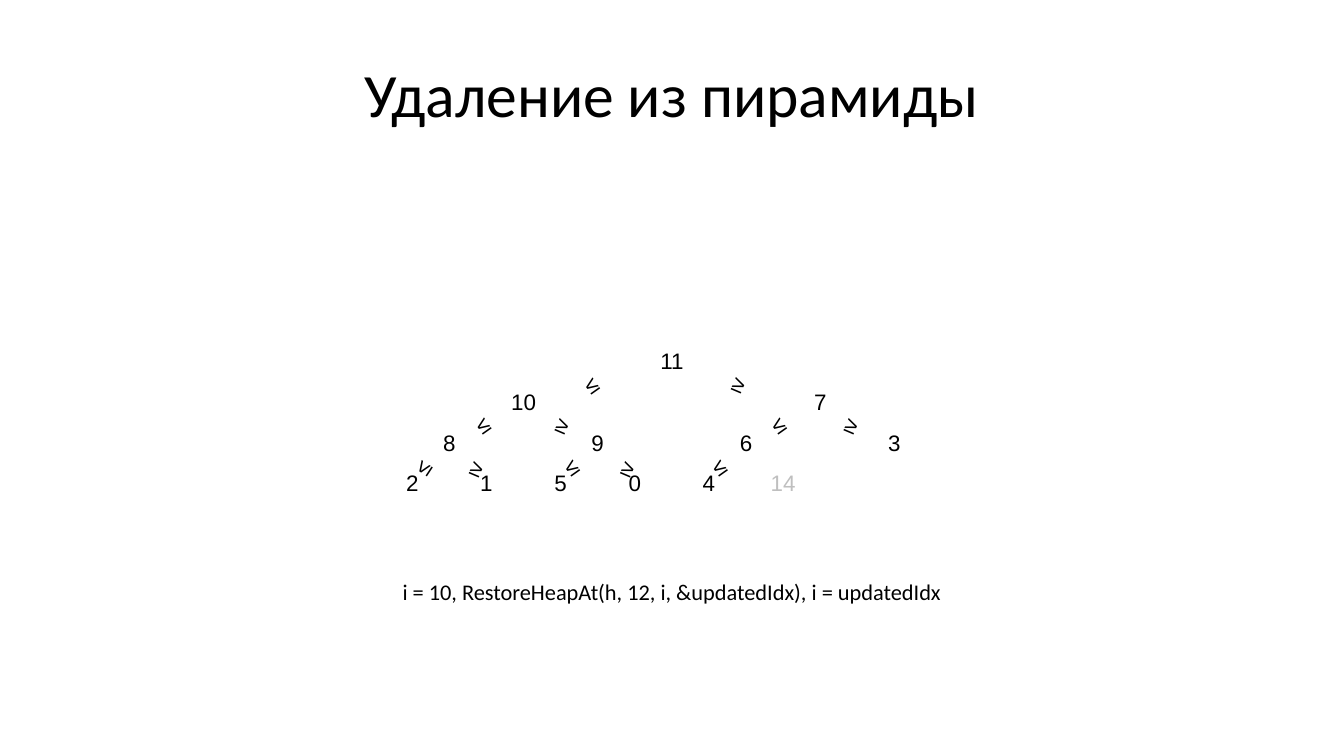
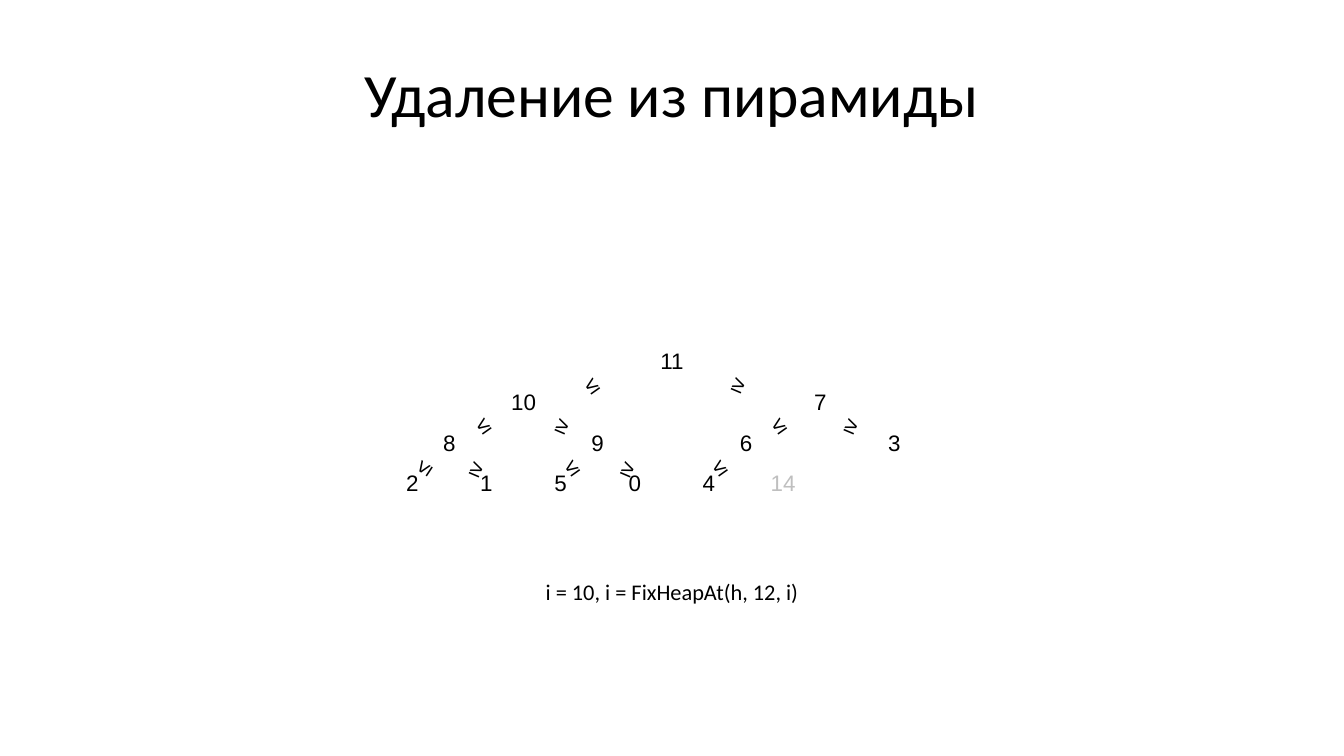
Before and after one commit to Evgueni-Petrov-aka-espetrov/Algorithms-and-Programming-in-C-pptx, a slide deck: slide 72 of 13 Сортировка.pptx. Drawn at 1344x756 pixels with LibreOffice and Linux fonts; fonts in the diff are those of the drawing. Boxes give left, top, right and bottom in pixels: in the first picture for what was removed or moved away, otherwise in the second. Text is boxed around its words. In the diff, an @@ line names an element or a change of style, - is before the commit and + after.

Commit message:
исправил код heap sort :-)

```diff
--- a/13 Сортировка.pptx
+++ b/13 Сортировка.pptx
@@ text at [546, 584, 798, 604]: text changed @@
-i = 10, RestoreHeapAt(h, 12, i, &updatedIdx), i = updatedIdx
+i = 10, i = FixHeapAt(h, 12, i)
```
Also in this commit, not shown: 9 other slides changed.
